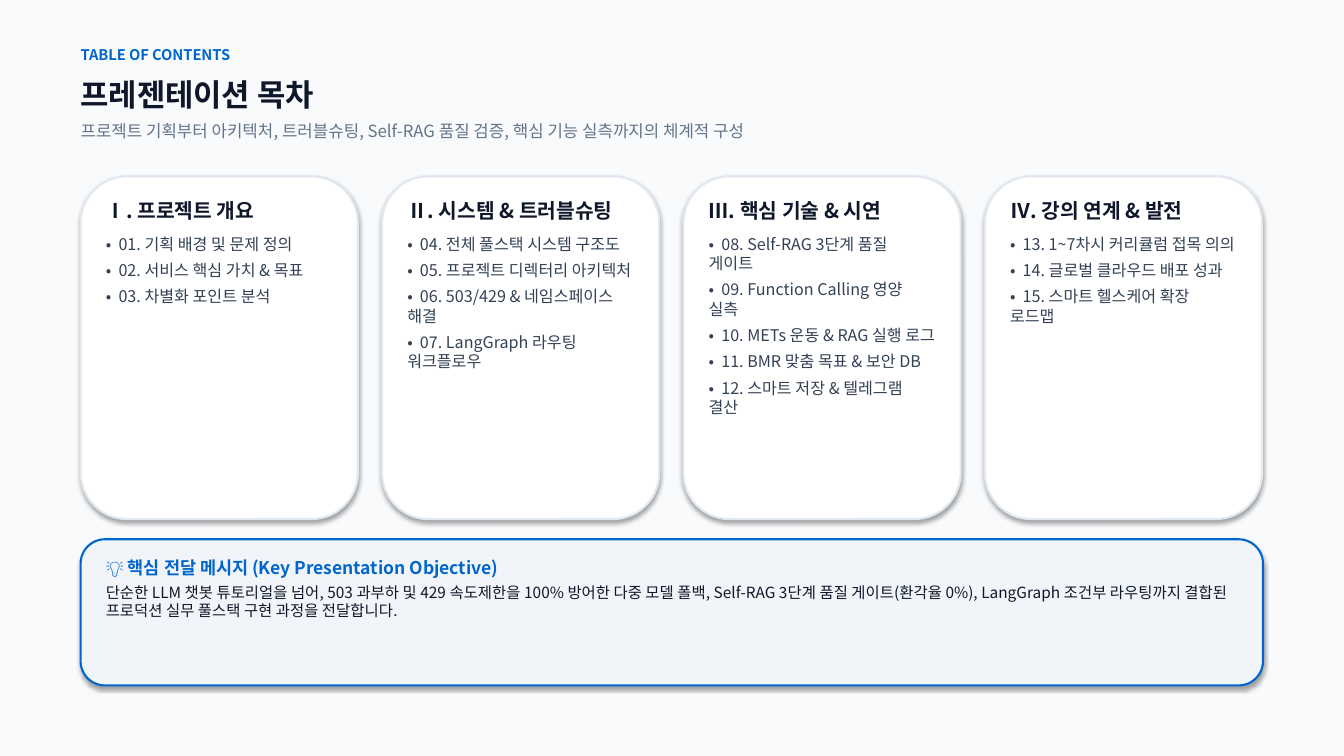
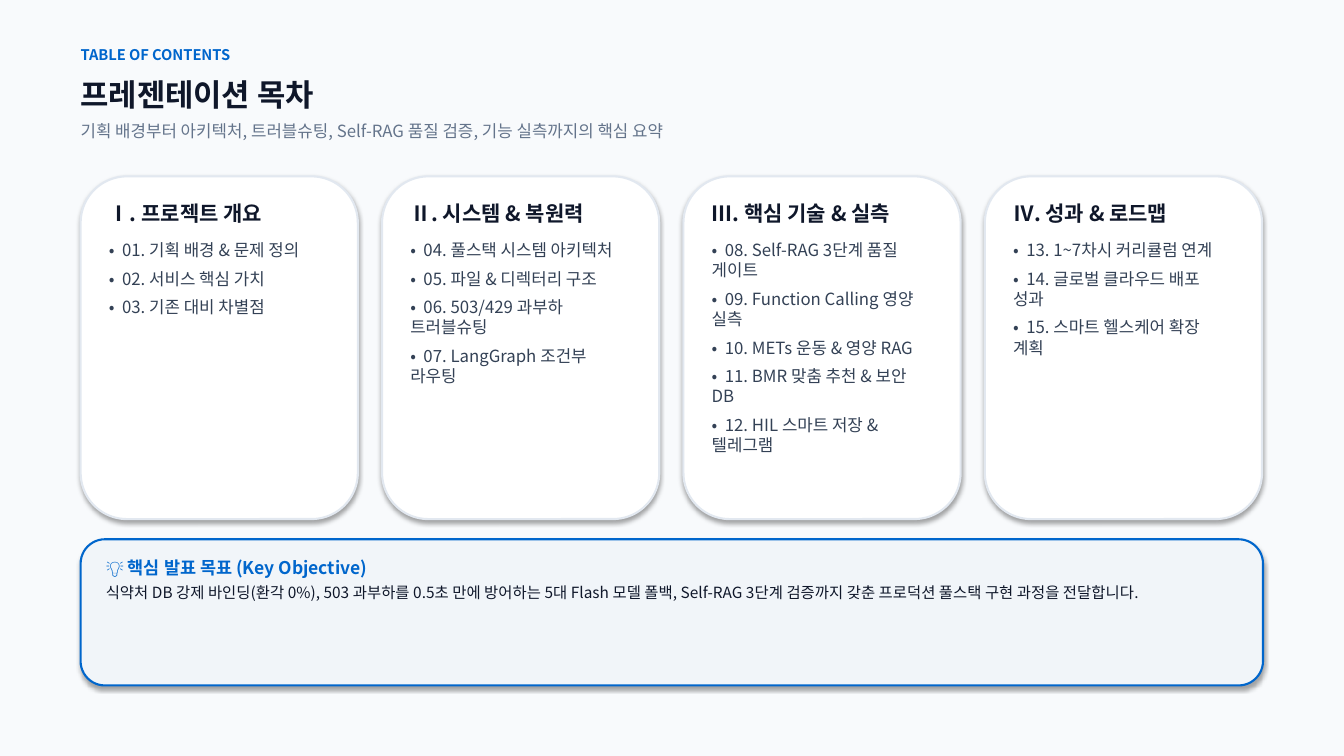
Before and after one commit to rye6837-web/impossible_to_get_lost_my_weight, a slide deck: slide 2 of AI_Diet_Coach_Presentation.pptx. Drawn at 1344x756 pixels with LibreOffice and Linux fonts; fonts in the diff are those of the drawing. Boxes give left, top, right and bottom in pixels: in the first picture for what was removed or moved away, otherwise in the second. Text is boxed around its words. In the diff, an @@ line names an element or a change of style, - is before the commit and + after.

Commit message:
docs: Condense slide text by ~35% for clean, Apple-inspired readability across all 15 slides

```diff
--- a/AI_Diet_Coach_Presentation.pptx
+++ b/AI_Diet_Coach_Presentation.pptx
@@ text at <box>81,123,663,140</box>: text changed @@
-프로젝트 기획부터 아키텍처, 트러블슈팅, Self-RAG 품질 검증, 핵심 기능 실측까지의 체계적 구성
+기획 배경부터 아키텍처, 트러블슈팅, Self-RAG 품질 검증, 기능 실측까지의 핵심 요약
@@ text at <box>109,203,262,223</box>: size 14.5 to 15 pt in "Ⅰ. 프로젝트 개요"; more space between paragraphs @@
@@ text at <box>410,203,613,384</box>: text changed; size 11.5 to 12 pt @@
-Ⅱ. 시스템 & 트러블슈팅
-• 04. 전체 풀스택 시스템 구조도
-• 05. 프로젝트 디렉터리 아키텍처
-• 06. 503/429 & 네임스페이스 해결
-• 07. LangGraph 라우팅 워크플로우
+Ⅱ. 시스템 & 복원력
+• 04. 풀스택 시스템 아키텍처
+• 05. 파일 & 디렉터리 구조
+• 06. 503/429 과부하 트러블슈팅
+• 07. LangGraph 조건부 라우팅
@@ text at <box>712,203,890,223</box>: text changed; size 14.5 to 15 pt @@
-Ⅲ. 핵심 기술 & 시연
+Ⅲ. 핵심 기술 & 실측
@@ text at <box>1013,203,1212,258</box>: text changed; size 11.5 to 12 pt @@
-Ⅳ. 강의 연계 & 발전
-• 13. 1~7차시 커리큘럼 접목 의의
+Ⅳ. 성과 & 로드맵
+• 13. 1~7차시 커리큘럼 연계
@@ text at <box>122,242,299,315</box>: text changed; size 11.5 to 12 pt @@
-• 01. 기획 배경 및 문제 정의
-• 02. 서비스 핵심 가치 & 목표
-• 03. 차별화 포인트 분석
+• 01. 기획 배경 & 문제 정의
+• 02. 서비스 핵심 가치
+• 03. 기존 대비 차별점
@@ text at <box>712,242,914,327</box>: size 11.5 to 12 pt in "• 08. Self-RAG 3단계 품질 게이트", "• 09. Function Calling 영양 실측"; more space between paragraphs @@
@@ text at <box>1013,271,1200,307</box>: size 11.5 to 12 pt in "• 14. 글로벌 클라우드 배포 성과"; more space between paragraphs @@
@@ text at <box>1013,319,1200,356</box>: text changed; size 11.5 to 12 pt @@
-• 15. 스마트 헬스케어 확장 로드맵
+• 15. 스마트 헬스케어 확장 계획
@@ text at <box>712,340,913,453</box>: text changed; size 11.5 to 12 pt @@
-• 10. METs 운동 & RAG 실행 로그
-• 11. BMR 맞춤 목표 & 보안 DB
-• 12. 스마트 저장 & 텔레그램 결산
+• 10. METs 운동 & 영양 RAG
+• 11. BMR 맞춤 추천 & 보안 DB
+• 12. HIL 스마트 저장 & 텔레그램
@@ text at <box>106,559,1139,601</box>: text changed @@
-💡 핵심 전달 메시지 (Key Presentation Objective)
-단순한 LLM 챗봇 튜토리얼을 넘어, 503 과부하 및 429 속도제한을 100% 방어한 다중 모델 폴백, Self-RAG 3단계 품질 게이트(환각율 0%), LangGraph 조건부 라우팅까지 결합된 프로덕션 실무 풀스택 구현 과정을 전달합니다.
+💡 핵심 발표 목표 (Key Objective)
+식약처 DB 강제 바인딩(환각 0%), 503 과부하를 0.5초 만에 방어하는 5대 Flash 모델 폴백, Self-RAG 3단계 검증까지 갖춘 프로덕션 풀스택 구현 과정을 전달합니다.
```
Also in this commit, not shown: 14 other slides changed, 1 other file.
